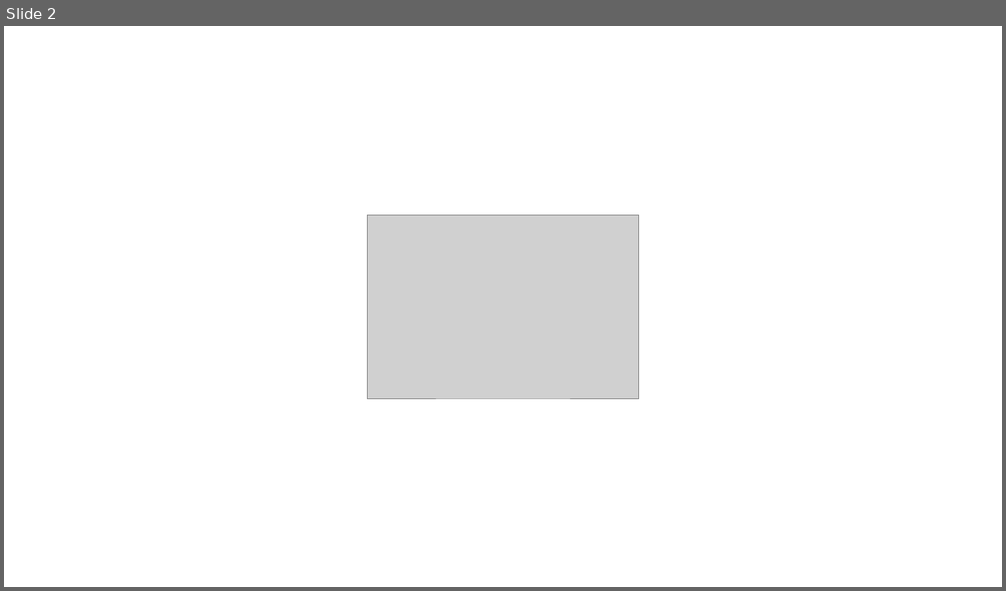
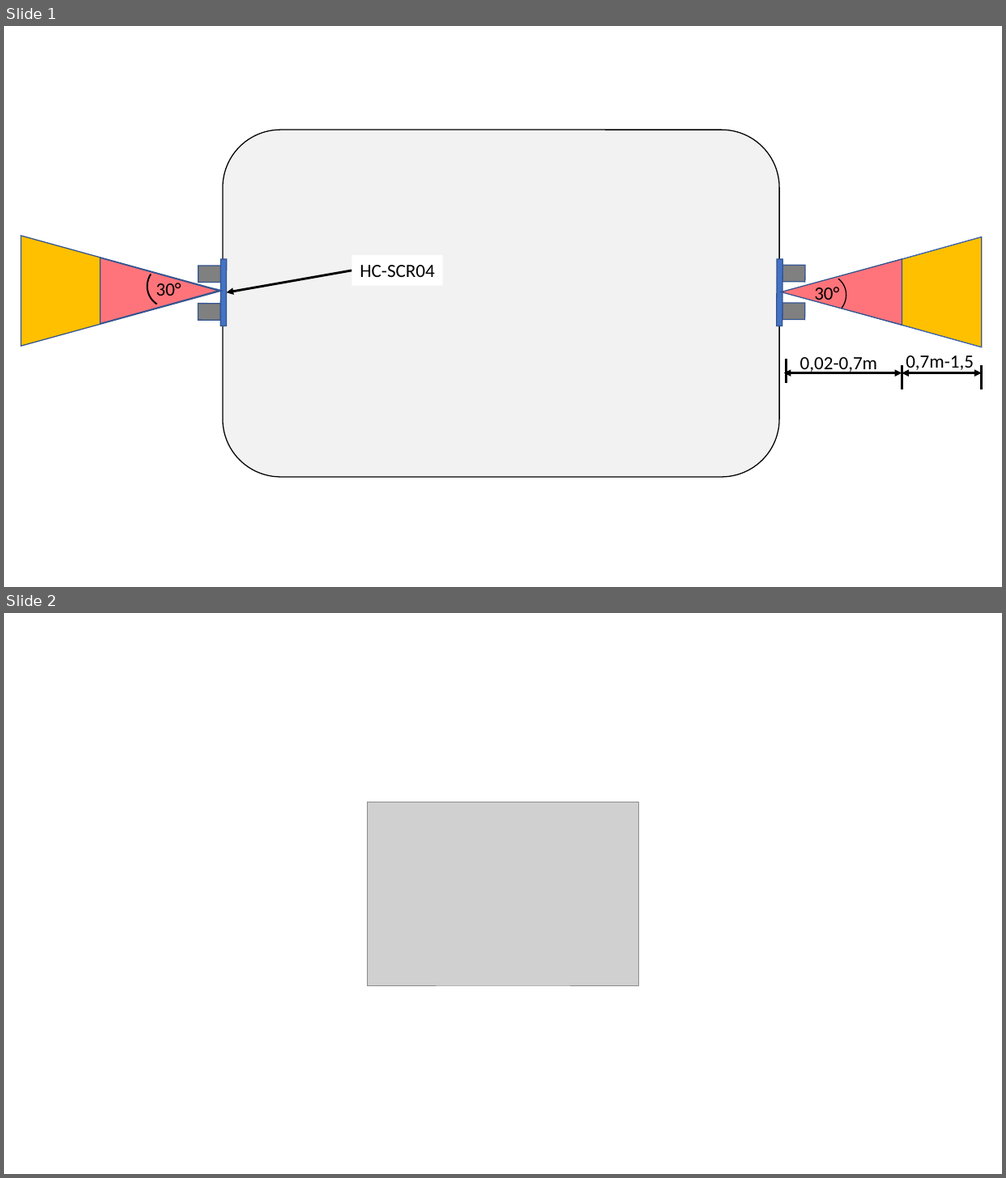
Before and after one commit to Purdbull/Studienarbeit, a slide deck: Doku/externalFiles/SensorenSchema.pptx. Shown one above the other, each under a label of ours: slide 2 before the commit, slides 1 and 2 after it. The pictures are 1006x591 and 1006x1178 pixels, drawn with LibreOffice and Linux fonts; fonts in the diff are those of the drawing; grey boxes stand for pictures. Boxes give left, top, right and bottom in pixels: in the first picture for what was removed or moved away, otherwise in the second. Text is boxed around its words. In the diff, an @@ line names an element or a change of style, - is before the commit and + after.

```diff
--- a/Doku/externalFiles/SensorenSchema.pptx
+++ b/Doku/externalFiles/SensorenSchema.pptx
@@ slide 1 added at [4,26,1002,587], background #FFFFFF @@
@@ rounded rectangle added at [223,130,780,477], fill #F2F2F2, outline #000000 1 pt @@
@@ triangle added at [21,236,221,346], fill #FFC000, outline #325491 1 pt @@
@@ triangle added at [784,237,982,348], fill #FFC000, outline #325491 1 pt @@
@@ line added from (224, 290) to (51, 258), #4472C4 0.5 pt @@
@@ triangle added at [100,258,219,324], fill #FF747B, outline #325491 1 pt @@
@@ arc (boxed as its full ellipse) added at [139,256,199,316], outline #000000 1.5 pt @@
@@ rectangle added at [198,266,220,282], fill #808080, outline #325491 1 pt @@
@@ rectangle added at [220,259,227,327], fill #4472C4, outline #325491 1 pt @@
@@ rectangle added at [352,256,444,286], fill #FFFFFF, 18 pt, text #000000 @@
+HC-SCR04
@@ triangle added at [782,259,902,325], fill #FF747B, outline #325491 1 pt @@
@@ arc (boxed as its full ellipse) added at [796,267,855,326], fill #FF747B, outline #000000 1 pt @@
@@ text added at [142,284,167,305], 18 pt, text #000000 @@
+30°
@@ text added at [156,280,181,301], 18 pt, text #000000 @@
+30°
@@ arrow added from (352, 271) to (226, 292), #000000 2.25 pt @@
@@ text added at [814,287,839,305], 18 pt, text #000000 @@
+30°
@@ group added at [777,237,982,347]: 3 rectangles, 2 lines, 1 arc (boxed as its full ellipse), 1 text @@
+30°
@@ rectangle added at [198,304,220,320], fill #808080, outline #325491 1 pt @@
@@ line added from (786, 359) to (786, 383), #000000 2.25 pt @@
@@ text added at [800,357,877,374], 18 pt, text #000000 @@
+0,02-0,7m
@@ text added at [906,356,974,373], 18 pt, text #000000 @@
+0,7m-1,5
@@ double arrow added from (784, 373) to (901, 373), #000000 2.25 pt @@
@@ line added from (901, 366) to (901, 390), #000000 2.25 pt @@
@@ double arrow added from (901, 373) to (982, 373), #000000 2.25 pt @@
@@ line added from (982, 366) to (982, 390), #000000 2.25 pt @@
```
Also in this commit, not shown: 1 slide removed, 31 other files.
